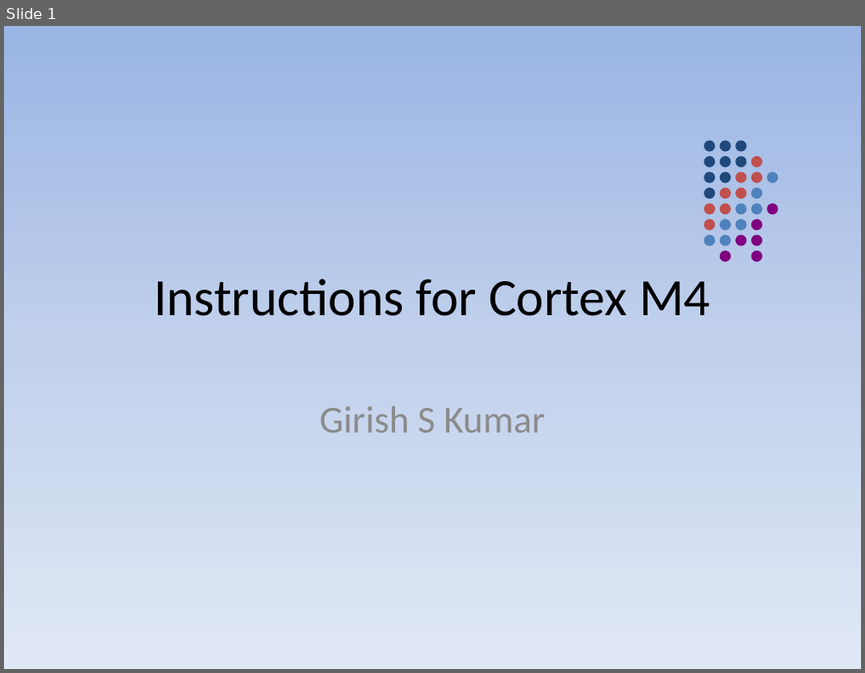
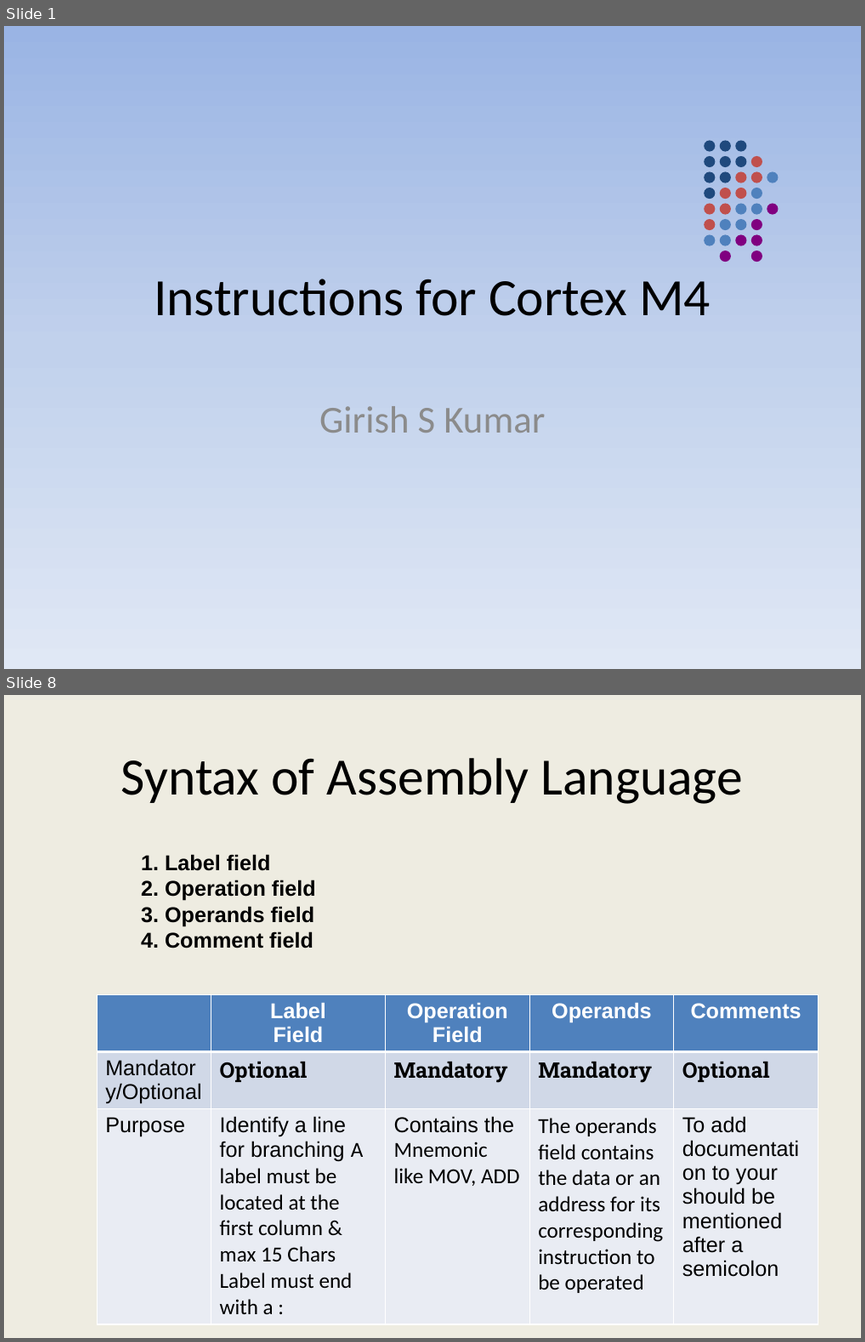
Before and after one commit to girishsukukumar/ARM-Architecture, a slide deck: Module-5.pptx. Shown one above the other, each under a label of ours: slide 1 before the commit, slides 1 and 8 after it; the slides between them are not shown. The pictures are 865x673 and 865x1342 pixels, drawn with LibreOffice and Linux fonts; fonts in the diff are those of the drawing. Boxes give left, top, right and bottom in pixels: in the first picture for what was removed or moved away, otherwise in the second. Text is boxed around its words. In the diff, an @@ line names an element or a change of style, - is before the commit and + after.

```diff
--- a/Module-5.pptx
+++ b/Module-5.pptx
@@ slide 8 added at (x1=4, y1=695, x2=861, y2=1338), background #EEECE1 @@
@@ title added at (x1=121, y1=758, x2=743, y2=804), 44 pt, text #000000 @@
+Syntax of Assembly Language
@@ text added at (x1=141, y1=854, x2=316, y2=948), 18 pt, text #000000, bold @@
+1. Label field
+2. Operation field
+3. Operands field
+4. Comment field
@@ table added at (x1=97, y1=995, x2=817, y2=1317), 3 rows, 5 columns @@
+ | Label / Field | Operation Field | Operands | Comments
+Mandatory/Optional | Optional | Mandatory | Mandatory | Optional
+Purpose | Identify a line for branching A label must be located at the first column & max 15 Chars Label must end with a : | Contains the Mnemonic like MOV, ADD | The operands field contains the data or an address for its corresponding / instruction to be operated | To add documentation to your should be mentioned after a semicolon
```
Also in this commit, not shown: 4 slides changed, 15 other slides added.
